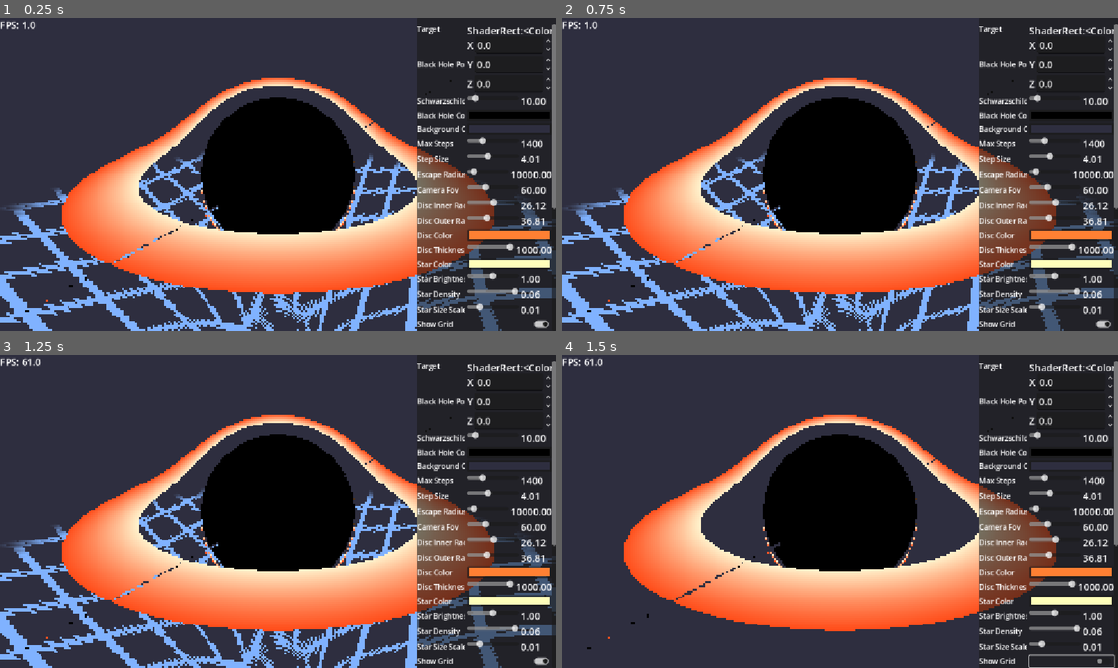
Above: before the commit, frames 1-4 (two rows, left to right).
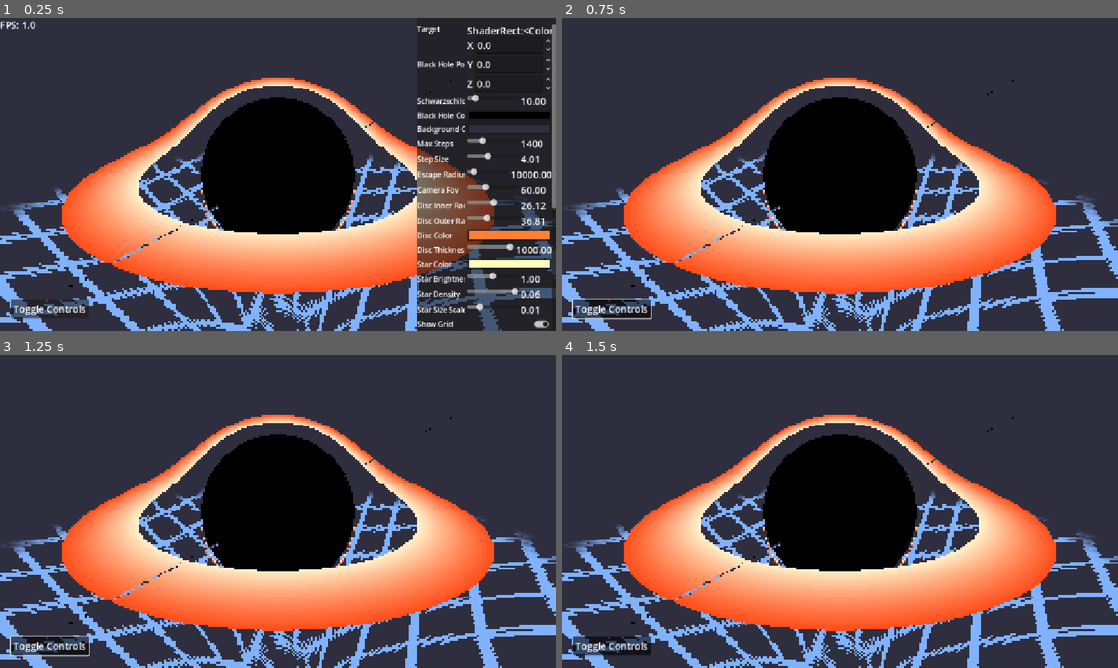
Above: after the commit, the same moments.

Repository: PixelSaver/black-pixhole
Game: Godot game, scene res://scriptsnscenes/main/main.tscn
The game is run twice, just before and just after one commit, with the same random seed, the same clock (stepped at 60 frames per second) and the same inputs.
Inputs (mouse positions are in pixels of both pictures, inside the frame that each line leads up to):
- Up to frame 1 (0.25 s): no input
- Up to frame 2 (0.75 s): click (612, 309) at 0.5 s, where only the run after the commit has a clickable "Toggle Controls"
- Up to frame 3 (1.25 s): no input
- Up to frame 4 (1.5 s): click (1073, 661) at 1.27 s

The runs differ from the first frame. In frame 1, 0.5% of the frame differs, in the area x 2-16%, y 89-97%; in frame 2, 14%; in frame 3, 14%; in frame 4, 20%, in the area x 0-100%, y 0-100%.

Commit message:
Added controls to the readme Added a toggle controls to make screenshots better

Diff:
--- a/scriptsnscenes/main/main.tscn
+++ b/scriptsnscenes/main/main.tscn
@@ -23,7 +23,7 @@
 process_mode = 1
 mouse_filter = 2
 
-[node name="UI" type="Control" parent="." node_paths=PackedStringArray("fps_label")]
+[node name="UI" type="Control" parent="." node_paths=PackedStringArray("fps_label", "controls_toggle")]
 layout_mode = 3
 anchors_preset = 15
 anchor_right = 1.0
@@ -34,6 +34,7 @@
 theme = ExtResource("2_kxkkf")
 script = ExtResource("4_uh2b8")
 fps_label = NodePath("FPSLabel")
+controls_toggle = NodePath("ControlsToggle")
 
 [node name="FPSLabel" type="RichTextLabel" parent="UI"]
 layout_mode = 0
@@ -49,4 +50,27 @@
 inspector_min_height = 648
 property_label_min_x = 100
 
+[node name="ControlsToggle" type="Button" parent="UI"]
+layout_mode = 1
+anchors_preset = -1
+anchor_left = 0.02
+anchor_top = 0.9
+anchor_right = 0.16
+anchor_bottom = 0.96
+grow_horizontal = 2
+grow_vertical = 2
+toggle_mode = true
+
+[node name="RichTextLabel" type="RichTextLabel" parent="UI/ControlsToggle"]
+layout_mode = 1
+anchors_preset = 15
+anchor_right = 1.0
+anchor_bottom = 1.0
+grow_horizontal = 2
+grow_vertical = 2
+mouse_filter = 2
+text = "Toggle Controls"
+horizontal_alignment = 1
+vertical_alignment = 1
+
 [editable path="3DRK4_Att2"]
--- a/scriptsnscenes/main/ui.gd
+++ b/scriptsnscenes/main/ui.gd
@@ -2,6 +2,18 @@
 class_name UI
 
 @export var fps_label : RichTextLabel
+@export var controls_toggle : Button
+
+func _ready():
+	controls_toggle.connect("toggled", _on_controls_toggle)
 
 func _process(_delta: float) -> void:
 	fps_label.text = "FPS: " + str(Engine.get_frames_per_second())
+
+func _on_controls_toggle(toggled_on:bool):
+	if toggled_on:
+		Global.runtime_inspector.hide()
+		fps_label.hide()
+	else:
+		Global.runtime_inspector.show()
+		fps_label.show()
Not shown, changed: README.md
